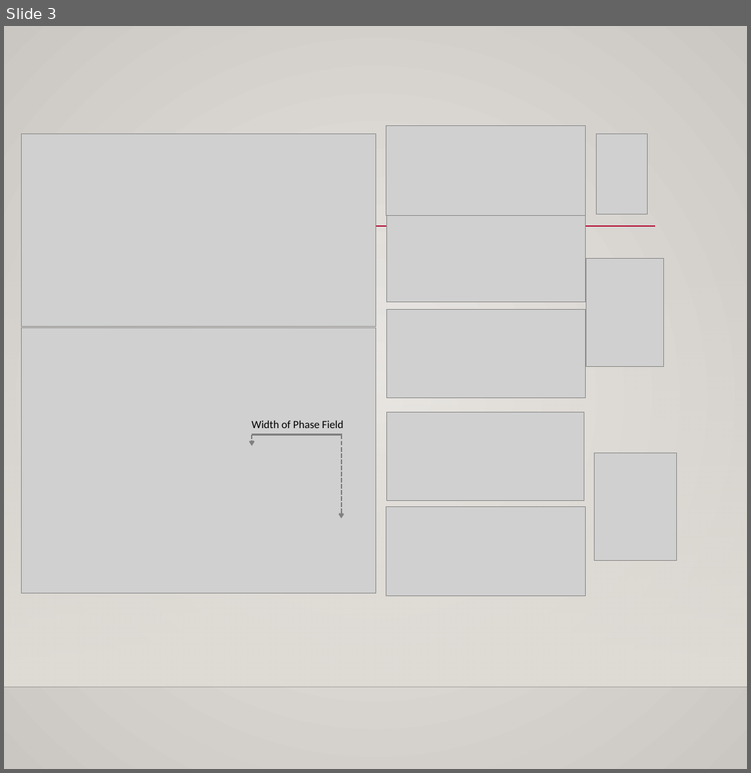
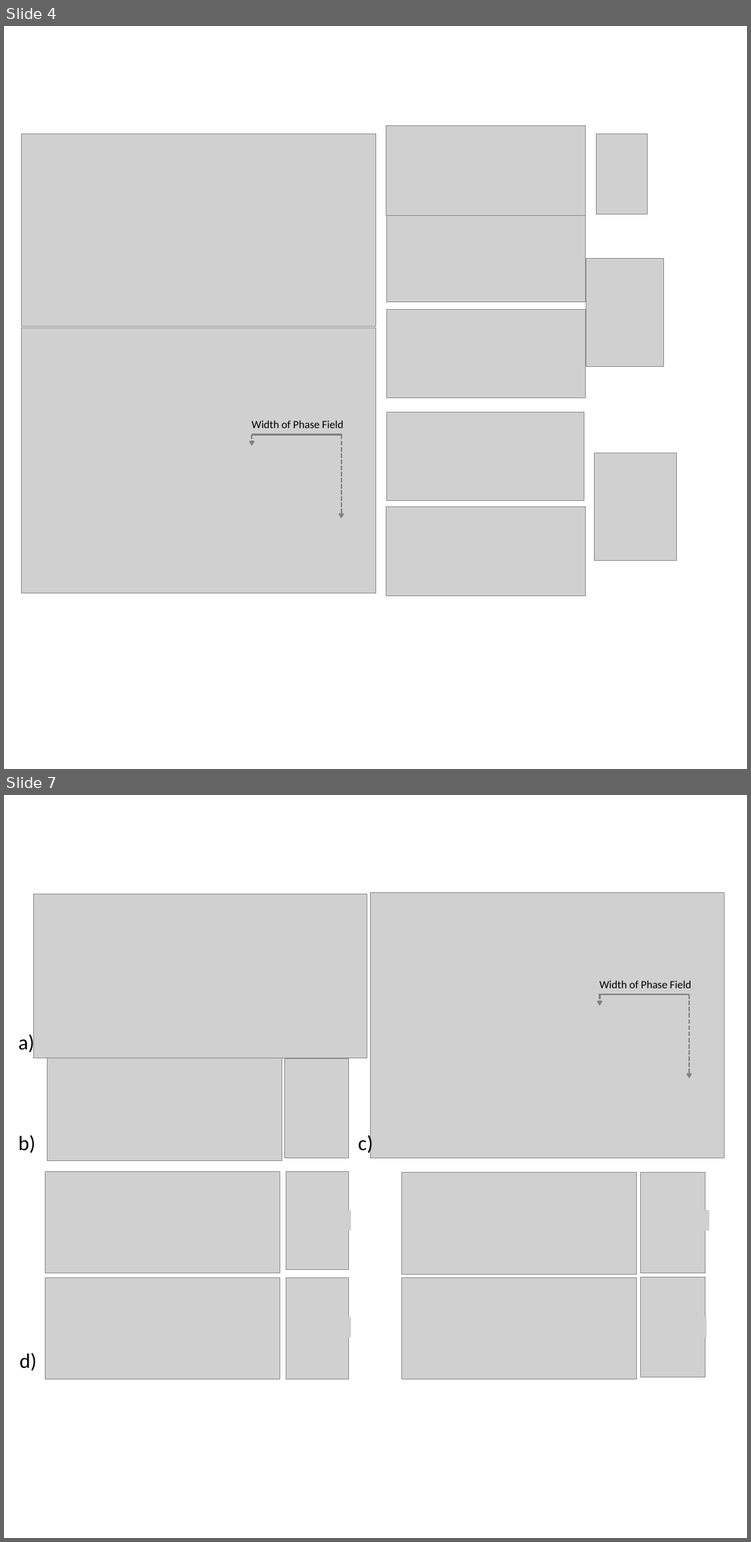
Before and after one commit to idaang267/FEniCS, a slide deck: Phase_Field_Fracture/Figures/PaperFigures.pptx. Shown one above the other, each under a label of ours: slide 3 before the commit, slides 4 and 7 after it; the slides between them are not shown. The pictures are 751x773 and 751x1542 pixels, drawn with LibreOffice and Linux fonts; fonts in the diff are those of the drawing; grey boxes stand for pictures; background and template pictures are left out. Boxes give left, top, right and bottom in pixels: in the first picture for what was removed or moved away, otherwise in the second. Text is boxed around its words. In the diff, an @@ line names an element or a change of style, - is before the commit and + after.

Commit message:
New folder for new project
Update of figures in phase-field fracture project. Update of tex files

```diff
--- a/Phase_Field_Fracture/Figures/PaperFigures.pptx
+++ b/Phase_Field_Fracture/Figures/PaperFigures.pptx
@@ slide 7 added at [4,795,747,1538], background #FFFFFF @@
@@ picture added at [34,894,367,1057] @@
@@ picture added at [370,892,724,1157] @@
@@ line added from (598, 994) to (689, 994), #808080 2.25 pt @@
@@ arrow added from (599, 994) to (599, 1006), #808080 2.25 pt dashed @@
@@ text added at [599,980,691,988], 16 pt, text #000000 @@
+Width of Phase Field
@@ arrow added from (689, 994) to (689, 1078), #808080 2.25 pt dashed @@
@@ text added at [18,1032,35,1054], 30 pt, text #000000 @@
+a)
@@ picture added at [47,1055,281,1161] @@
@@ picture added at [285,1058,349,1158] @@
@@ text added at [18,1135,35,1153], 30 pt, text #000000 @@
+b)
@@ text added at [358,1132,373,1155], 30 pt, text #000000 @@
+c)
@@ picture added at [45,1171,279,1273] @@
@@ picture added at [286,1171,349,1269] @@
@@ picture added at [401,1172,636,1274] @@
@@ picture added at [640,1172,704,1272] @@
@@ picture added at [324,1210,351,1231] @@
@@ picture added at [681,1210,709,1231] @@
@@ picture added at [45,1277,279,1378] @@
@@ picture added at [286,1277,349,1378] @@
@@ picture added at [401,1277,636,1378] @@
@@ picture added at [640,1276,704,1376] @@
@@ picture added at [323,1317,351,1337] @@
@@ picture added at [679,1317,706,1337] @@
@@ text added at [20,1353,37,1370], 30 pt, text #000000 @@
+d)
@@ what was slide 3 is now slide 4 @@
@@ slide 4 changed as well @@
@@ background gradient #ECEAE7 to #CAC7C1 to #FFFFFF @@
@@ line removed from (122, 226) to (655, 226) @@
@@ rectangle removed at [4,244,747,686] @@
@@ line removed from (4, 686) to (747, 686) @@
```
Also in this commit, not shown: 2 other slides changed, 5 other slides added, 1 slide removed, 39 other files.
